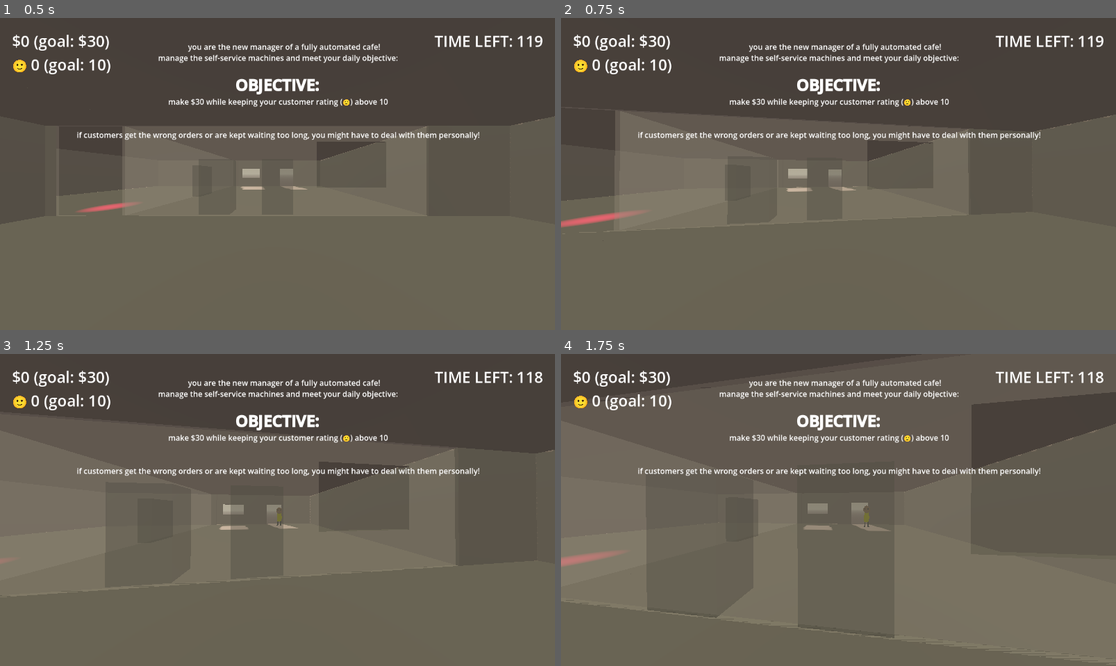
Above: before the commit, frames 1-4 (two rows, left to right).
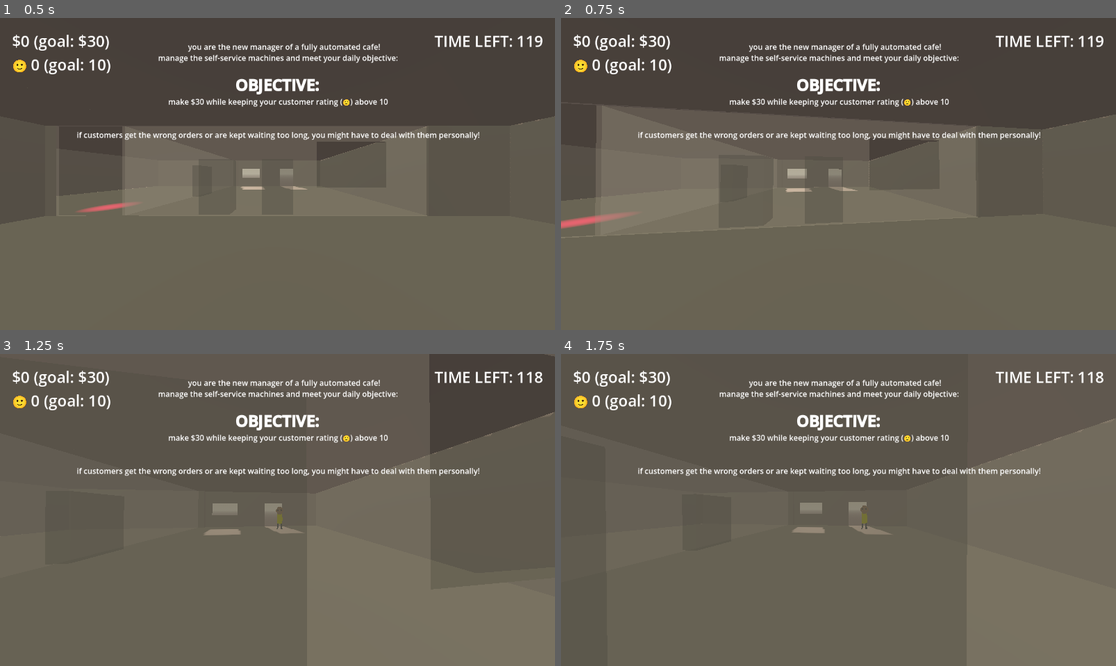
Above: after the commit, the same moments.

Repository: Sunday-Studio-Team/cafe
Game: Godot game, scene res://main.tscn
The game is run twice, just before and just after one commit, with the same random seed, the same clock (stepped at 60 frames per second) and the same inputs.
Inputs (mouse positions are in pixels of both pictures, inside the frame that each line leads up to):
- Up to frame 1 (0.5 s): no input
- Up to frame 2 (0.75 s): tap Enter at 0.5 s; move the mouse to (866, 174) at 0.52 s; hold W (move_forward) from 0.53 s (still down); hold Shift (sprint, bound only after the commit) from 0.53 s (still down)
- Up to frame 3 (1.25 s): keep holding W (move_forward); keep holding Shift (sprint, bound only after the commit)
- Up to frame 4 (1.75 s): keep holding W (move_forward); move the mouse to (810, 510) at 1.27 s; release Shift (sprint, bound only after the commit) at 1.28 s; tap E (interact) at 1.35 s; tap Shift (sprint, bound only after the commit) at 1.55 s

Frame 1 is identical in both runs. In frame 2, 1.9% of the frame differs, in the area x 0-100%, y 28-68%; in frame 3, 15%, in the area x 0-100%, y 0-78%; in frame 4, 8.2%.

Commit message:
add sprinting

Diff:
--- a/godot/player.gd
+++ b/godot/player.gd
@@ -3,13 +3,16 @@
 
 const ACCELERATION := 25.0
 const DECELERATION := 25.0
-const MOVE_SPEED := 2.0
+const DEFAULT_MOVE_SPEED := 2.0
+const SPRINT_MOVE_SPEED := 5.0
 const STRIDE_LENGTH := 0.75
 
 @export var camera: Camera3D
 @export var aiming_ray: RayCast3D
 @export var movement_enabled: bool = true
 
+# this is a var separate to the const cos it changes when sprint etc
+var move_speed := DEFAULT_MOVE_SPEED
 var mouse_sens := 0.1
 # the mouse's movement since the last physics frame .
 # we get mouse input from _unhandled_input() which is called continuously, so
@@ -30,6 +33,7 @@
 func _physics_process(delta: float) -> void:
 	handle_mouselook()
 	handle_hovered_interactable()
+	handle_sprint()
 	handle_movement(delta)
 	handle_gravity(delta)
 	handle_footstep_sounds()
@@ -67,7 +71,7 @@
 	var horizontal_velocity = Vector3(velocity.x, 0, velocity.z)
 
 	if move_dir_3d.length() > 0.2:
-		horizontal_velocity = horizontal_velocity.move_toward(move_dir_3d * MOVE_SPEED, ACCELERATION * delta)
+		horizontal_velocity = horizontal_velocity.move_toward(move_dir_3d * move_speed, ACCELERATION * delta)
 	else:
 		horizontal_velocity = horizontal_velocity.move_toward(Vector3.ZERO, DECELERATION * delta)
 
@@ -100,6 +104,13 @@
 		Global.hovered_interactable = null
 
 
+func handle_sprint() -> void:
+	if Input.is_action_pressed("sprint"):
+		move_speed = SPRINT_MOVE_SPEED
+	else:
+		move_speed = DEFAULT_MOVE_SPEED
+
+
 func handle_footstep_sounds() -> void:
 	if get_last_motion() == Vector3.ZERO:
 		dist_travelled_since_last_step = 0
--- a/godot/project.godot
+++ b/godot/project.godot
@@ -56,6 +56,11 @@
 "events": [Object(InputEventKey,"resource_local_to_scene":false,"resource_name":"","device":-1,"window_id":0,"alt_press …(192 unchanged characters)…
 ]
 }
+sprint={
+"deadzone": 0.2,
+"events": [Object(InputEventKey,"resource_local_to_scene":false,"resource_name":"","device":-1,"window_id":0,"alt_pressed":false,"shift_pressed":false,"ctrl_pressed":false,"meta_pressed":false,"pressed":false,"keycode":0,"physical_keycode":4194325,"key_label":0,"unicode":0,"location":0,"echo":false,"script":null)
+]
+}
 
 [layer_names]
 
